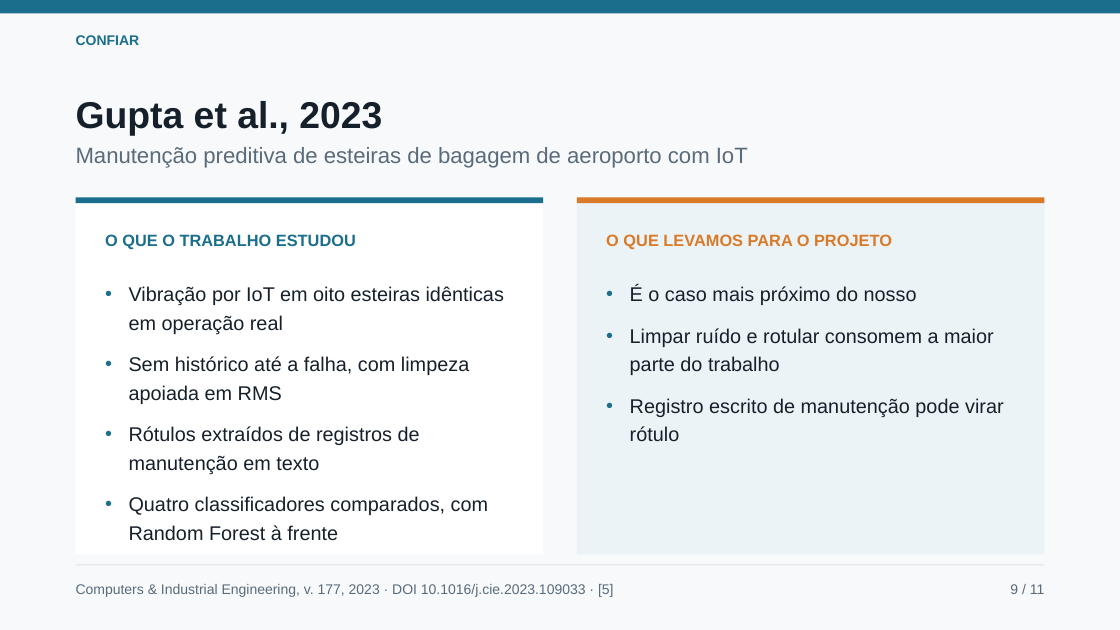
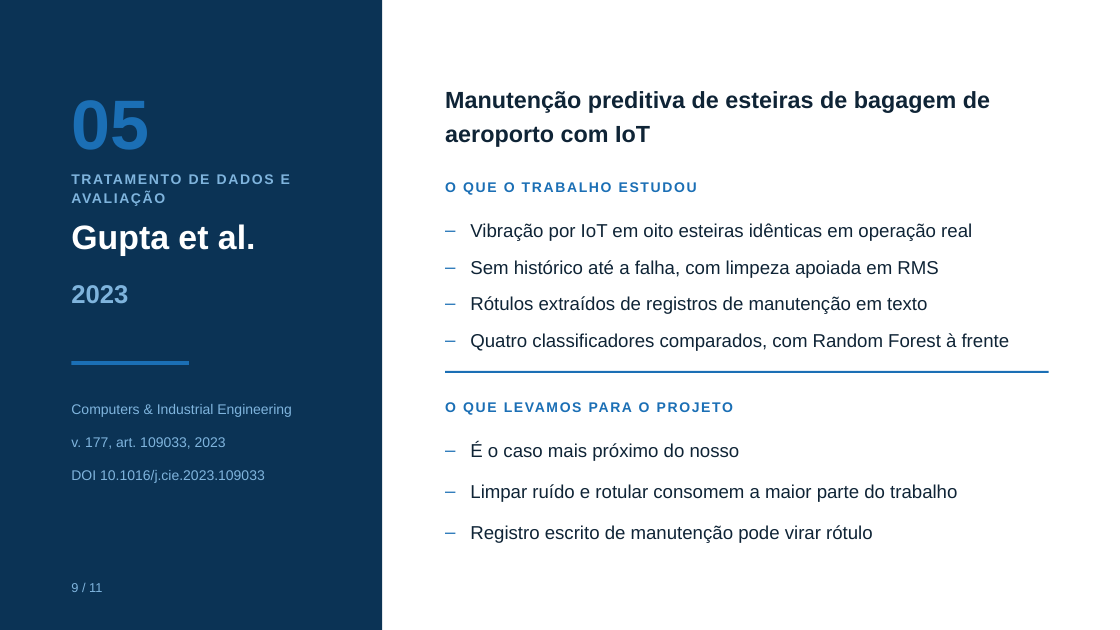
Before and after one commit to whirtex/embedded-system, a slide deck: slide 9 of predictive-maintenance/seminario-1-trabalhos-relacionados.pptx. Drawn at 1120x630 pixels with LibreOffice and Linux fonts; fonts in the diff are those of the drawing. Boxes give left, top, right and bottom in pixels: in the first picture for what was removed or moved away, otherwise in the second. Text is boxed around its words. In the diff, an @@ line names an element or a change of style, - is before the commit and + after.

```diff
--- a/predictive-maintenance/seminario-1-trabalhos-relacionados.pptx
+++ b/predictive-maintenance/seminario-1-trabalhos-relacionados.pptx
@@ rectangle removed at [0, 0, 1120, 630] @@
@@ rectangle removed at [0, 0, 1120, 13] @@
@@ rectangle added at [0, 0, 382, 630], fill #0B3355 @@
@@ text removed at [76, 35, 140, 45] @@
-CONFIAR
@@ text "Manutenção preditiva de esteiras de ...": place and size @@
-text "Manutenção preditiva de esteiras de ..." at [76, 147, 748, 168]
+text "Manutenção preditiva de esteiras de ..." at [445, 91, 990, 147]
@@ text "Manutenção preditiva de esteiras de ..." at [445, 91, 990, 147]: size 19 to 20 pt, text colour #5A6B7A to #0F2436, bold on @@
@@ text added at [71, 100, 149, 150], 60 pt, text #1B6FB5, bold @@
+05
@@ text added at [487, 91, 719, 412], 12 pt, text #7FB4DD, bold @@
+TRATAMENTO DE DADOS E AVALIAÇÃO
@@ text "O QUE O TRABALHO ESTUDOU": place and size @@
-text "O QUE O TRABALHO ESTUDOU" at [105, 234, 356, 249]
+text "O QUE O TRABALHO ESTUDOU" at [445, 182, 697, 195]
@@ text "O QUE O TRABALHO ESTUDOU" at [445, 182, 697, 195]: size 14 to 12 pt, text colour #1B6E8C to #1B6FB5, letter spacing 0 to 1.4 pt @@
@@ rectangle removed at [76, 197, 544, 555] @@
@@ rectangle removed at [577, 197, 1045, 555] @@
@@ rectangle removed at [577, 197, 1045, 203] @@
@@ text at [71, 224, 256, 256]: text changed; size 32 to 29 pt; text colour #16202A to #FFFFFF @@
-Gupta et al., 2023
+Gupta et al.
@@ text "Vibração por IoT em oito ...": place and size @@
-text "Vibração por IoT em oito ..." at [129, 286, 504, 541]
+text "Vibração por IoT em oito ..." at [470, 223, 1010, 351]
@@ text "Vibração por IoT em oito ..." at [470, 223, 1010, 351]: size 17 to 16 pt, text colour #16202A to #0F2436; bullet • to –; line spacing 1.2 to 1.22; bullet colour #1B6E8C to #1B6FB5; less space between paragraphs @@
@@ text added at [71, 285, 128, 303], 22 pt, text #7FB4DD, bold @@
+2023
@@ rectangle: place and size @@
-rectangle at [76, 197, 544, 203]
+rectangle at [71, 361, 189, 365]
@@ rectangle at [71, 361, 189, 365]: fill #1B6E8C to #1B6FB5 @@
@@ rectangle added at [445, 371, 1049, 373], fill #1B6FB5 @@
@@ text at [71, 404, 292, 483]: text changed; text colour #5A6B7A to #7FB4DD @@
-Computers & Industrial Engineering, v. 177, 2023 · DOI 10.1016/j.cie.2023.109033 · [5]
+Computers & Industrial Engineering
+v. 177, art. 109033, 2023
+DOI 10.1016/j.cie.2023.109033
@@ text "O QUE LEVAMOS PARA O ...": place and size @@
-text "O QUE LEVAMOS PARA O ..." at [606, 234, 892, 249]
+text "O QUE LEVAMOS PARA O ..." at [445, 402, 571, 412]
@@ text "O QUE LEVAMOS PARA O ..." at [445, 402, 571, 412]: size 14 to 12 pt, text colour #D97A28 to #1B6FB5, letter spacing 0 to 1.4 pt @@
@@ text "É o caso mais próximo ...": place and size @@
-text "É o caso mais próximo ..." at [630, 286, 1004, 441]
+text "É o caso mais próximo ..." at [470, 442, 957, 543]
@@ text "É o caso mais próximo ..." at [470, 442, 957, 543]: size 17 to 16 pt, text colour #16202A to #0F2436; bullet • to –; line spacing 1.2 to 1.22; bullet colour #1B6E8C to #1B6FB5; more space between paragraphs @@
@@ rectangle removed at [76, 565, 1044, 565] @@
@@ text "9 / 11": place and size @@
-text "9 / 11" at [1010, 584, 1045, 594]
+text "9 / 11" at [71, 583, 102, 592]
@@ text "9 / 11" at [71, 583, 102, 592]: size 12 to 11 pt, text colour #5A6B7A to #7FB4DD; alignment right to left @@
```
Also in this commit, not shown: 7 other slides changed, 3 slides added, 3 slides removed, 1 other file.
